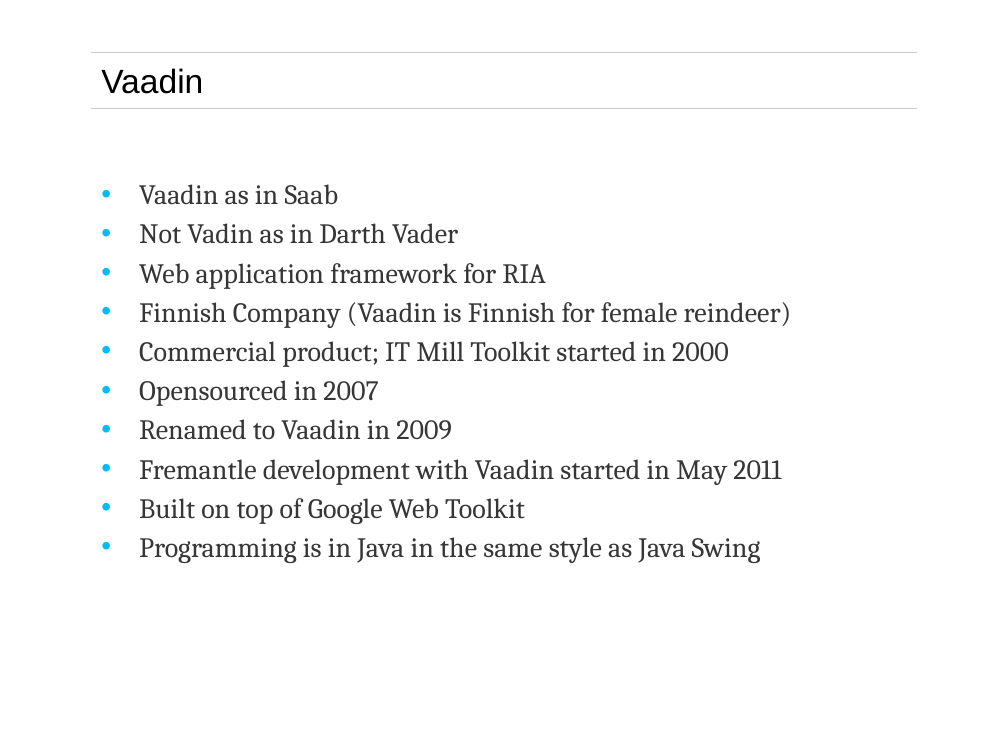
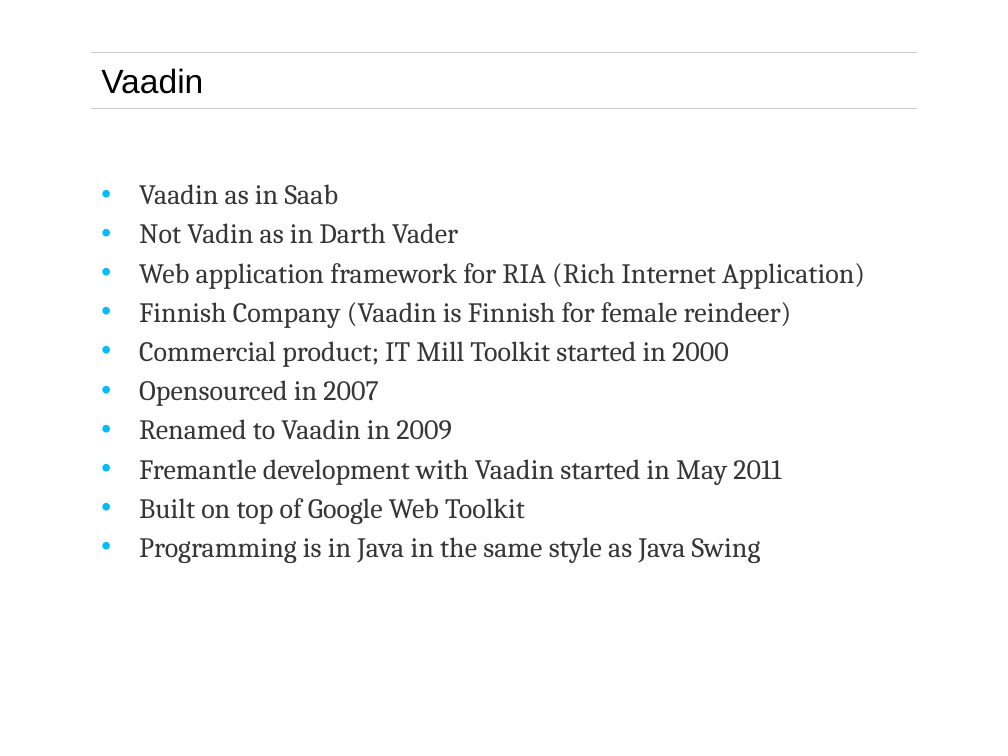
Before and after one commit to philbarton/fmArchitecture, a slide deck: slide 3 of fremantleHandover.pptx. Drawn at 1008x756 pixels with LibreOffice and Linux fonts; fonts in the diff are those of the drawing; background and template pictures are left out. Boxes give left, top, right and bottom in pixels: in the first picture for what was removed or moved away, otherwise in the second. Text is boxed around its words. In the diff, an @@ line names an element or a change of style, - is before the commit and + after.

```diff
--- a/fremantleHandover.pptx
+++ b/fremantleHandover.pptx
@@ text at box(139, 263, 865, 289): text changed @@
-• Web application framework for RIA
+• Web application framework for RIA (Rich Internet Application)
```
Also in this commit, not shown: 5 other slides changed, 1 slide removed.
